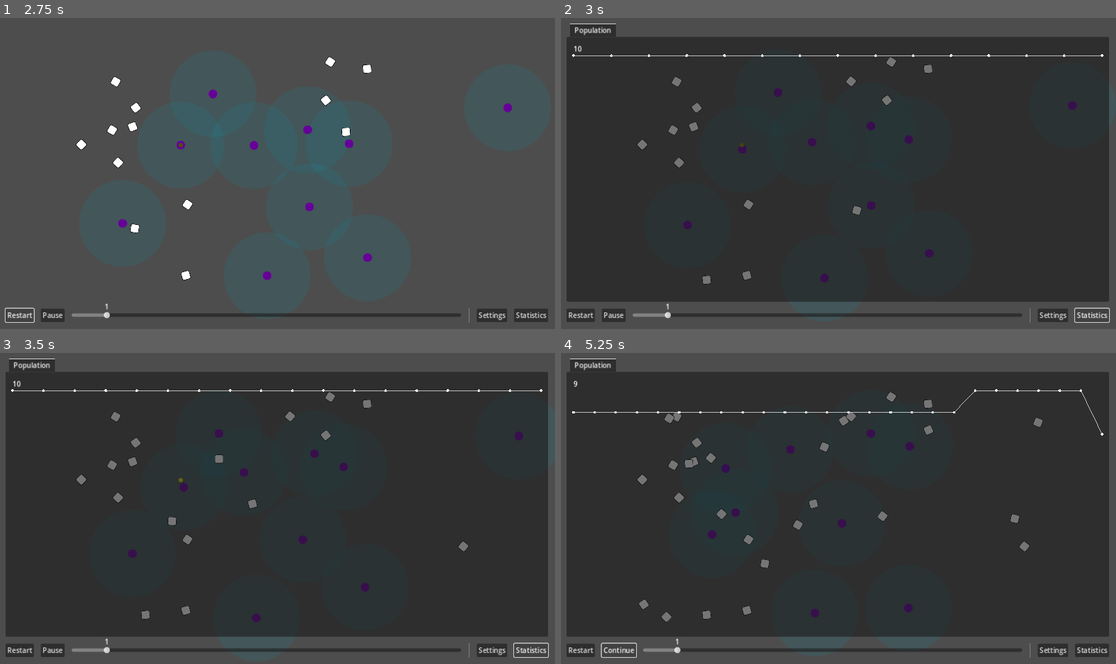
Above: before the commit, frames 1-4 (two rows, left to right).
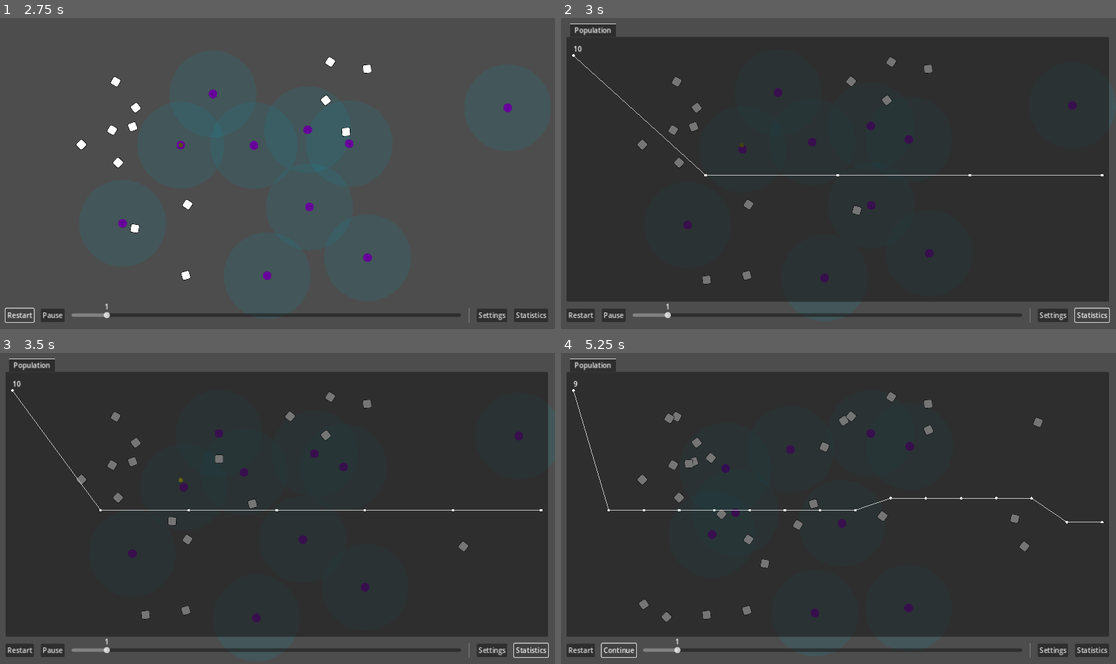
Above: after the commit, the same moments.

Repository: wivest/Natural-Selection
Game: Godot game, scene res://main.tscn
The game is run twice, just before and just after one commit, with the same random seed, the same clock (stepped at 60 frames per second) and the same inputs.
Inputs:
- Up to frame 1 (2.75 s): click "Restart" at 0.5 s; click "Restart" at 1.25 s; click "Restart" at 2 s
- Up to frame 2 (3 s): click "Statistics" at 2.75 s
- Up to frame 3 (3.5 s): no input
- Up to frame 4 (5.25 s): click "Statistics" at 3.5 s; click "Statistics" at 4.25 s; click "Pause" at 5 s

Frame 1 is identical in both runs. In frame 2, 0.5% of the frame differs, in the area x 2-98%, y 11-51%; in frame 3, 0.5%; in frame 4, 0.6%, in the area x 2-98%, y 11-55%.

Commit message:
feat: reset chart on restart

Diff:
--- a/ui/tabs/statistics/population/chart.gd
+++ b/ui/tabs/statistics/population/chart.gd
@@ -13,6 +13,11 @@
 		population.append(Creature.count)
 		queue_redraw()
 
+	if Input.is_action_just_pressed(&"restart"):
+		population = []
+		_previous_step = time
+		population.append(Creature.count)
+
 func _draw():
 	var maximum: int = population.max()
 	var prev: Vector2
